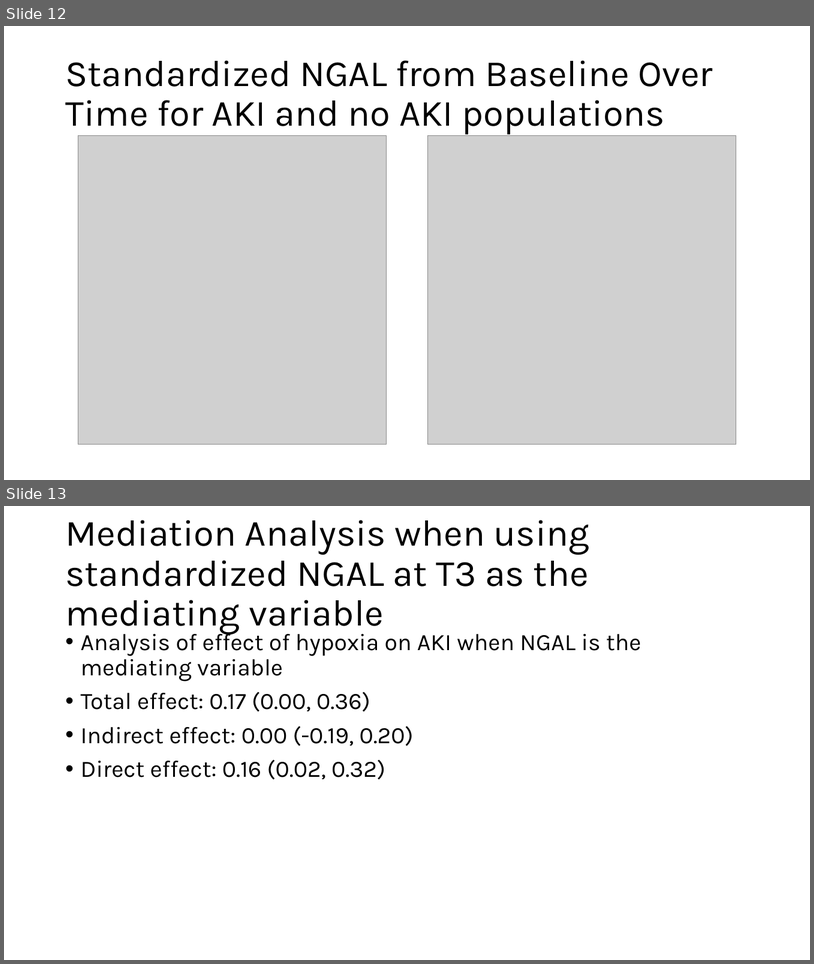
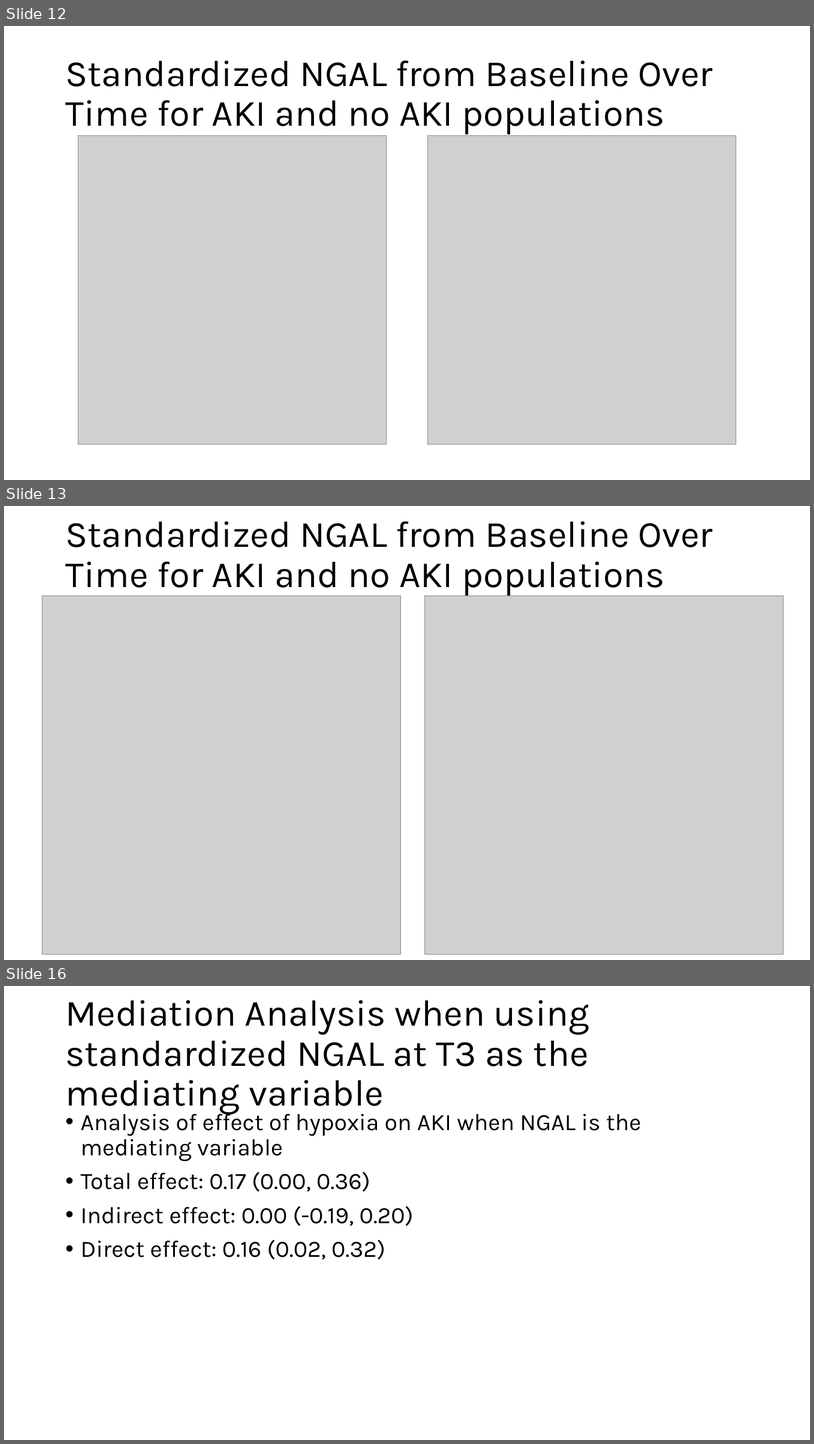
Before and after one commit to jacobmchen/imputation_pipeline, a slide deck: exploratory_analysis/plots/compare_plots.pptx. Shown one above the other, each under a label of ours: slides 12 and 13 before the commit, slides 12, 13 and 16 after it; the slides between them are not shown. The pictures are 814x964 and 814x1444 pixels, drawn with LibreOffice and Linux fonts; fonts in the diff are those of the drawing; grey boxes stand for pictures. Boxes give left, top, right and bottom in pixels: in the first picture for what was removed or moved away, otherwise in the second. Text is boxed around its words. In the diff, an @@ line names an element or a change of style, - is before the commit and + after.

Commit message:
add analysis when using stand NGAL at T4 as mediating variable

```diff
--- a/exploratory_analysis/plots/compare_plots.pptx
+++ b/exploratory_analysis/plots/compare_plots.pptx
@@ slide 13 added at (4,506,810,960), background #FFFFFF @@
@@ title added at (65,521,713,596), 44 pt, text #000000 @@
+Standardized NGAL from Baseline Over Time for AKI and no AKI populations
@@ picture added at (42,596,400,954) @@
@@ picture added at (425,596,783,954) @@
@@ what was slide 13 is now slide 16 @@
```
Also in this commit, not shown: 3 other slides added, 6 other files.
